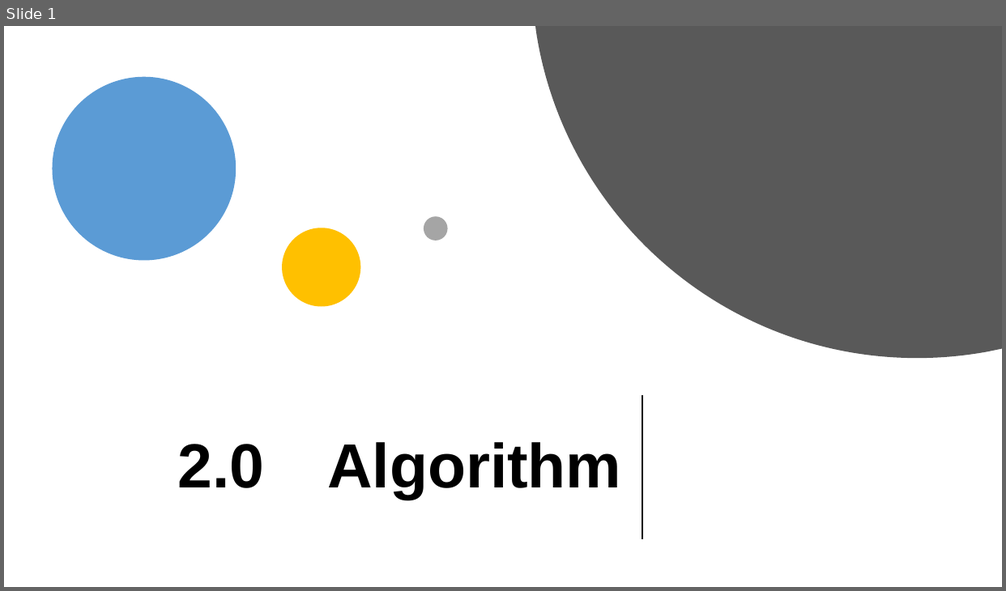
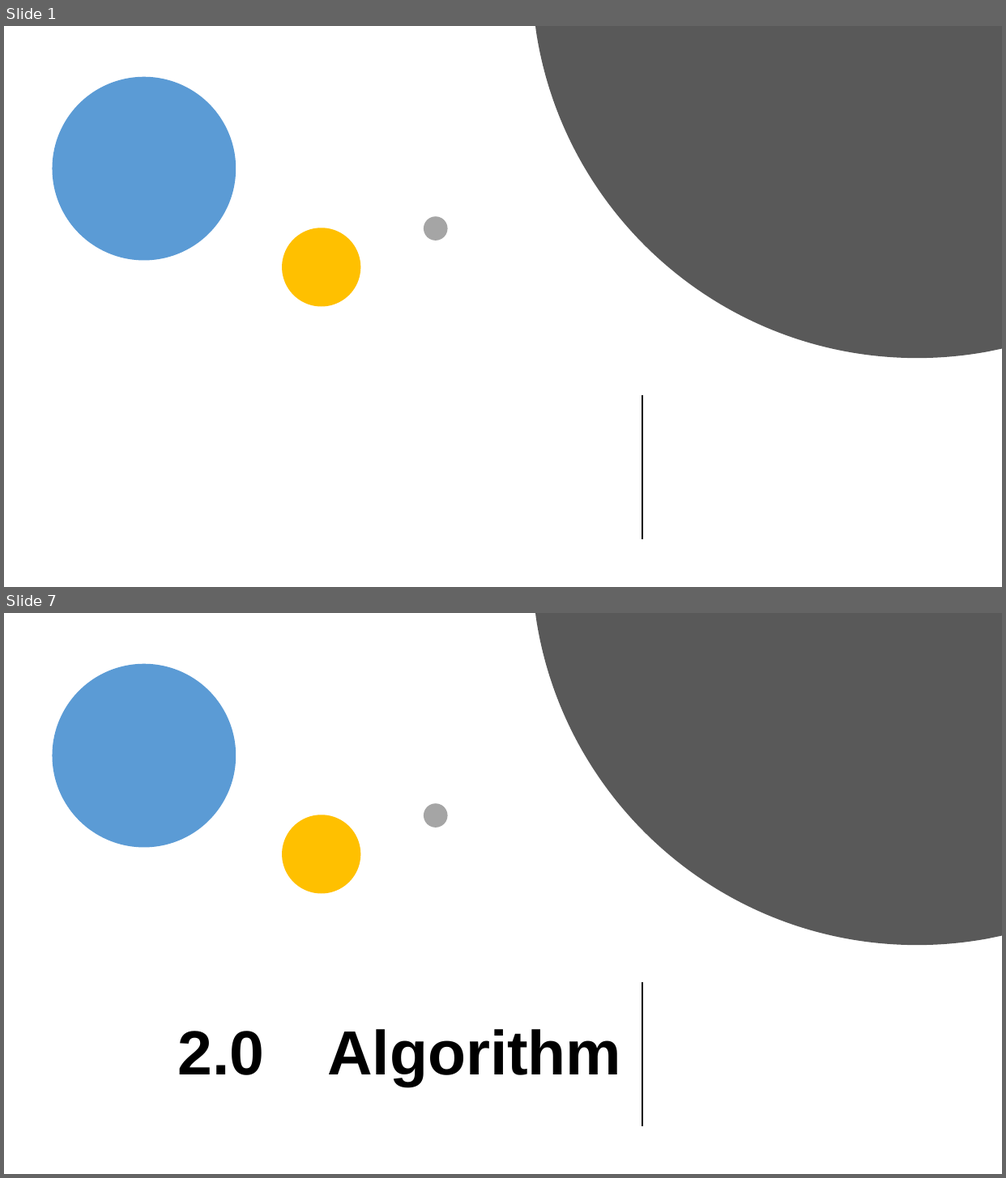
Before and after one commit to xzho2604/iot_project, a slide deck: report/iot_presentation2.pptx. Shown one above the other, each under a label of ours: slide 1 before the commit, slides 1 and 7 after it; the slides between them are not shown. The pictures are 1006x591 and 1006x1178 pixels, drawn with LibreOffice and Linux fonts; fonts in the diff are those of the drawing. Boxes give left, top, right and bottom in pixels: in the first picture for what was removed or moved away, otherwise in the second. Text is boxed around its words. In the diff, an @@ line names an element or a change of style, - is before the commit and + after.

```diff
--- a/report/iot_presentation2.pptx
+++ b/report/iot_presentation2.pptx
@@ slide 1 added at box(4, 26, 1002, 587), background #FFFFFF @@
@@ freeform shape added at box(535, 26, 1002, 358), fill #595959 @@
@@ ellipse added at box(52, 77, 236, 260), fill #5B9BD5 @@
@@ ellipse added at box(424, 217, 448, 241), fill #A5A5A5 @@
@@ ellipse added at box(282, 228, 360, 307), fill #FFC000 @@
@@ line added from (642, 396) to (642, 539), #000000 1.5 pt @@
@@ what was slide 1 is now slide 7 @@
```
Also in this commit, not shown: 5 other slides added.
